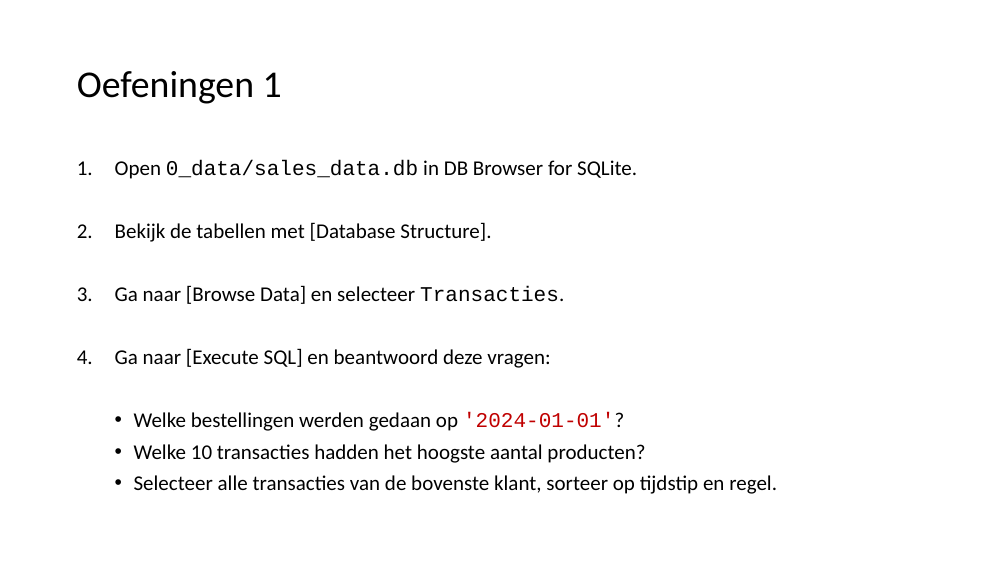
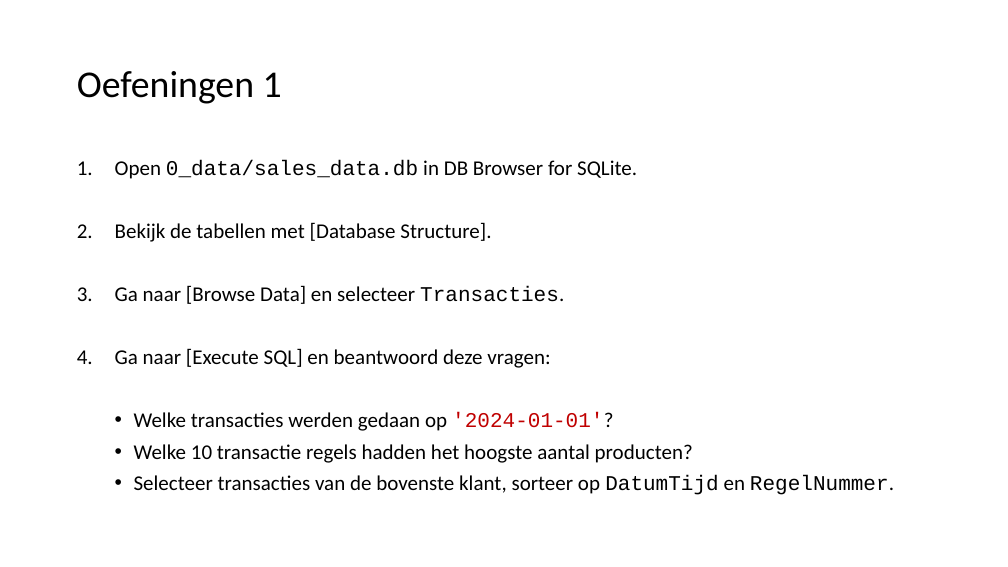
Before and after one commit to LFKoning/knowledge-sharing, a slide deck: slide 18 of sql_course/1_basics/1_basics.pptx. Drawn at 1008x567 pixels with LibreOffice and Linux fonts; fonts in the diff are those of the drawing. Boxes give left, top, right and bottom in pixels: in the first picture for what was removed or moved away, otherwise in the second. Text is boxed around its words. In the diff, an @@ line names an element or a change of style, - is before the commit and + after.

```diff
--- a/sql_course/1_basics/1_basics.pptx
+++ b/sql_course/1_basics/1_basics.pptx
@@ text at <box>134,412,894,495</box>: text changed @@
-  • Welke bestellingen werden gedaan op '2024-01-01'?
-  • Welke 10 transacties hadden het hoogste aantal producten?
-  • Selecteer alle transacties van de bovenste klant, sorteer op tijdstip en regel.
+  • Welke transacties werden gedaan op '2024-01-01'?
+  • Welke 10 transactie regels hadden het hoogste aantal producten?
+  • Selecteer transacties van de bovenste klant, sorteer op DatumTijd en RegelNummer.
```
Also in this commit, not shown: 2 other slides changed, 2 other files.
